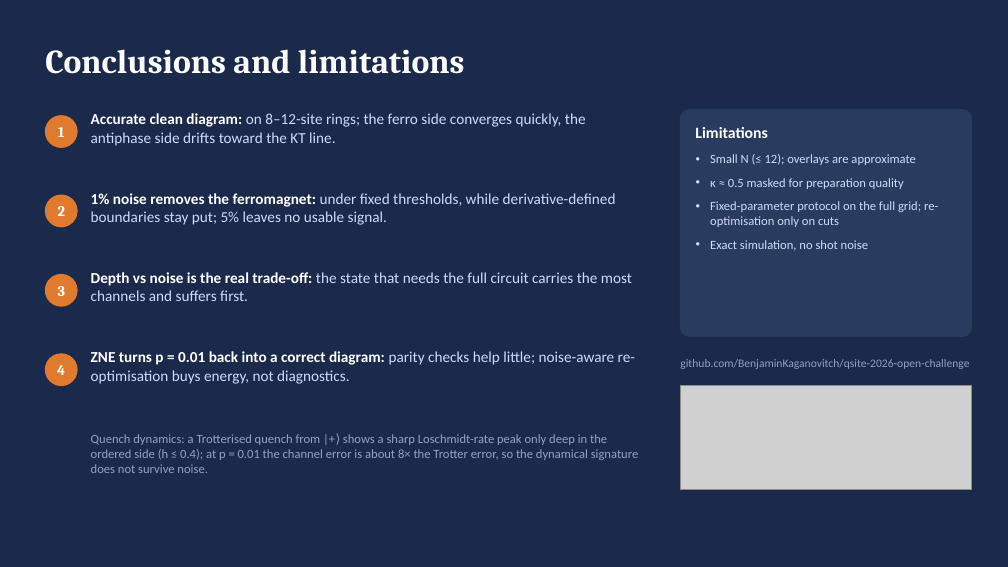
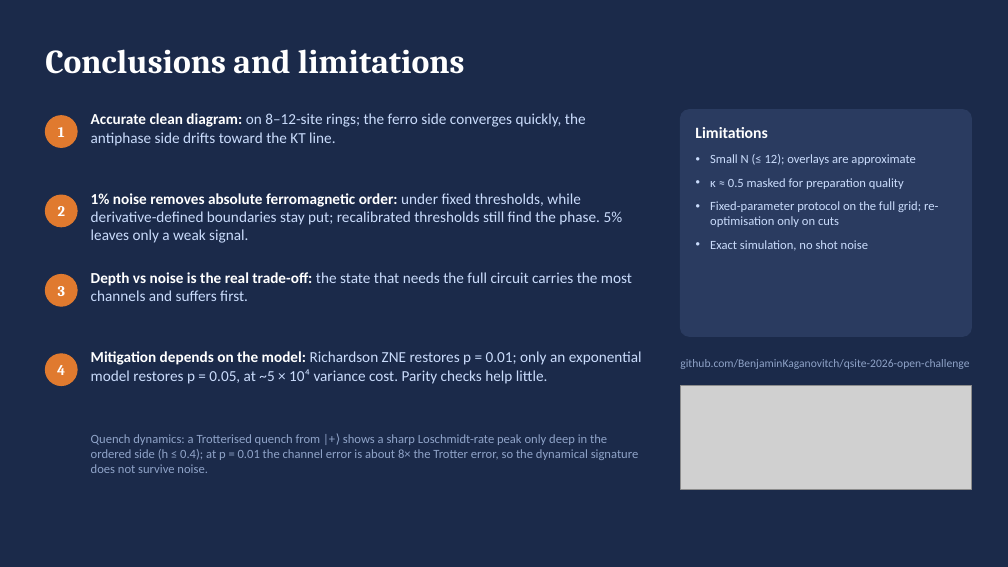
Before and after one commit to BenjaminKaganovitch/qsite-2026-open-challenge, a slide deck: slide 9 of Scientific Track/team/writeup/slides.pptx. Drawn at 1008x567 pixels with LibreOffice and Linux fonts; fonts in the diff are those of the drawing; grey boxes stand for pictures. Boxes give left, top, right and bottom in pixels: in the first picture for what was removed or moved away, otherwise in the second. Text is boxed around its words. In the diff, an @@ line names an element or a change of style, - is before the commit and + after.

```diff
--- a/Scientific Track/team/writeup/slides.pptx
+++ b/Scientific Track/team/writeup/slides.pptx
@@ text at [91,193,623,243]: text changed @@
-1% noise removes the ferromagnet: under fixed thresholds, while derivative-defined boundaries stay put; 5% leaves no usable signal.
+1% noise removes absolute ferromagnetic order: under fixed thresholds, while derivative-defined boundaries stay put; recalibrated thresholds still find the phase. 5% leaves only a weak signal.
@@ text at [91,351,642,384]: text changed @@
-ZNE turns p = 0.01 back into a correct diagram: parity checks help little; noise-aware re-optimisation buys energy, not diagnostics.
+Mitigation depends on the model: Richardson ZNE restores p = 0.01; only an exponential model restores p = 0.05, at ~5 × 10⁴ variance cost. Parity checks help little.
```
Also in this commit, not shown: 3 other slides changed, 4 other files.
